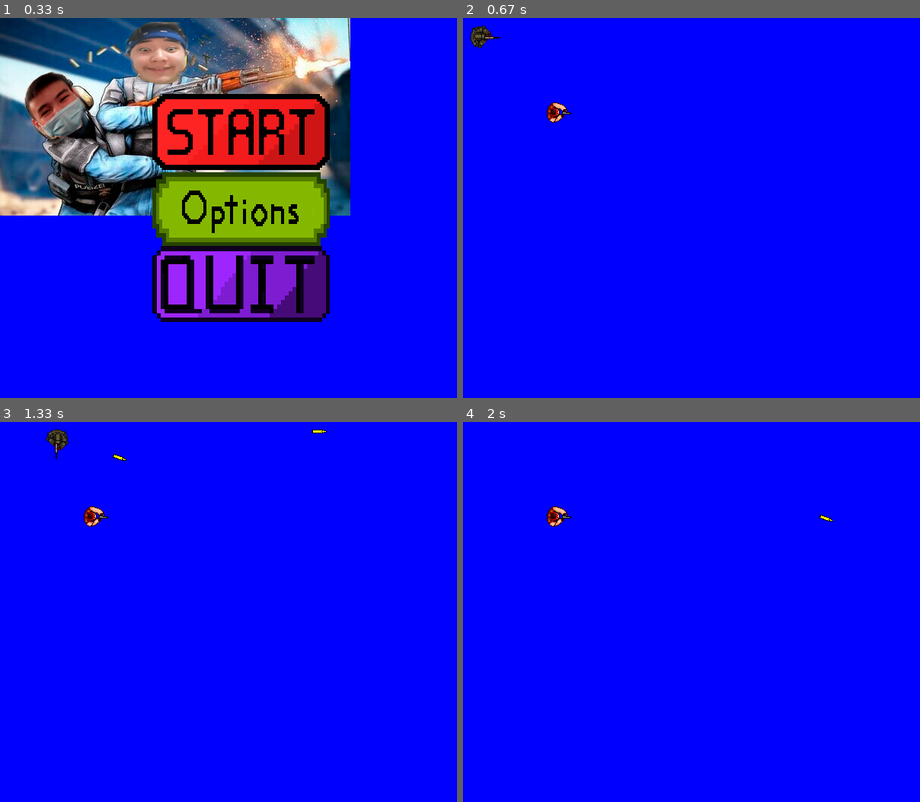
Above: before the commit, frames 1-4 (two rows, left to right).
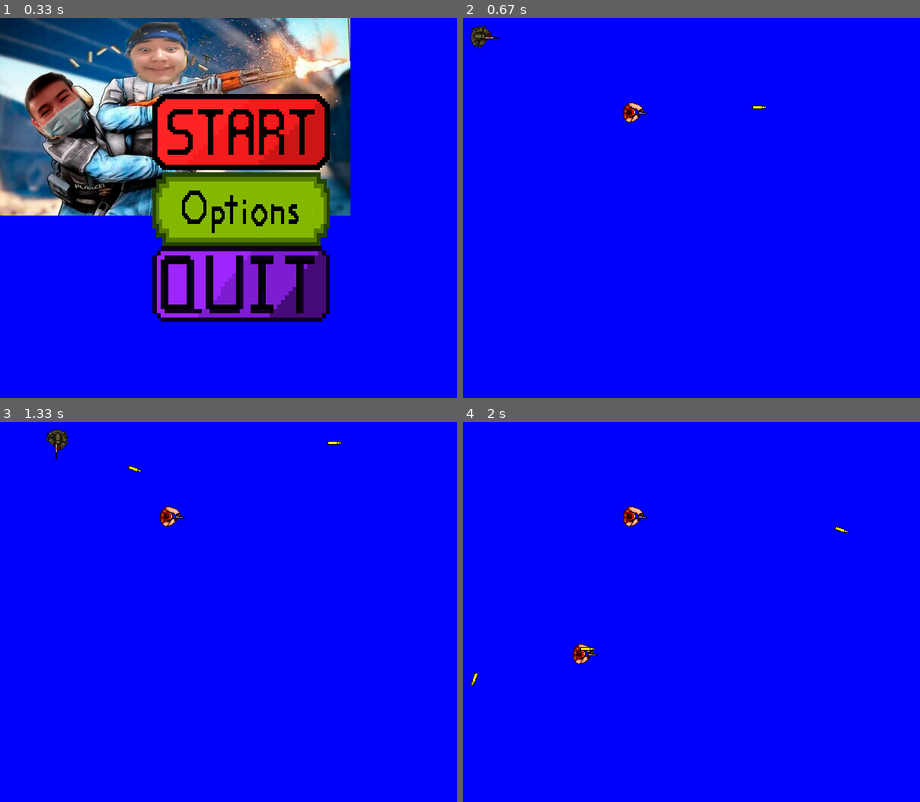
Above: after the commit, the same moments.

Repository: hecker0makhambet/PyGame_Project
Game: pygame game, started from main.py
The game is run twice, just before and just after one commit, with the same random seed, the same clock (stepped at 60 frames per second) and the same inputs.
Inputs (mouse positions are in pixels of both pictures, inside the frame that each line leads up to):
- Up to frame 1 (0.33 s): no input
- Up to frame 2 (0.67 s): click (705, 132) at 0.38 s
- Up to frame 3 (1.33 s): tap Space at 0.67, 1.07 s; hold Right from 1 s (still down); hold D from 1 s (still down); move the mouse to (228, 638) at 1.03 s
- Up to frame 4 (2 s): tap Space at 1.37, 1.57, 1.9 s; release Right at 1.47 s; release D at 1.47 s; hold Up 1.5-1.8 s; hold W 1.5-1.8 s; move the mouse to (737, 695) at 1.53 s; hold Right from 1.83 s (still down); hold D from 1.83 s (still down); move the mouse to (549, 699) at 1.87 s; tap C at 1.98 s

Frame 1 is identical in both runs. In frame 2, 0.4% of the frame differs, in the area x 18-67%, y 22-28%; in frame 3, 0.5%; in frame 4, 0.6%, in the area x 1-85%, y 22-70%.

Commit message:
Добавил смерть игрока

Diff:
--- a/main.py
+++ b/main.py
@@ -3,6 +3,7 @@
 import sys
 import math
 import random
+from random import choice
 WIDTH = 600
 HEIGHT = 500
 FPS = 30
@@ -15,6 +16,12 @@
                       'up': [1, 2, -1, 0], 'down': [-1, 0, 1, 2]}
 bullet_moving_map = {0: (1, 0), 1: (0.9, 0.1), 2: (0.8, 0.2), 3: (0.7, 0.3), 4: (0.55, 0.45),
                      5: (0.45, 0.55), 6: (0.4, 0.6), 7: (0.3, 0.7), 8: (0.2, 0.8), 9: (0, 1)}
+bullet_pos = {0: (1, 0.5), 1: (0.9, 0.55), 2: (0.85, 0.6), 3: (0.8, 0.65), 4: (0.75, 0.7), 5: (0.7, 0.75),
+              6: (0.65, 0.8), 7: (0.6, 0.9), 8: (0.5, 1), 9: (0.4, 0.9), 10: (0.35, 0.8), 11: (0.3, 0.75),
+              12: (0.25, 0.7), 13: (0.2, 0.65), 14: (0.15, 0.6), 15: (0.1, 0.55), 16: (0.05, 0.6), 17: (0.1, 0.5),
+              18: (1, 0.5), 19: (0.9, 0.55), 20: (0.85, 0.6), 21: (0.8, 0.65), 22: (0.75, 0.7), 23: (0.7, 0.75),
+              24: (0.65, 0.8), 25: (0.6, 0.9), 26: (0.5, 1), 27: (0.5, 1), 28: (0.55, 0.9), 29: (0.6, 0.85),
+              30: (0.65, 0.8), 31: (0.7, 0.75), 32: (0.75, 0.7), 33: (0.8, 0.6), 34: (0.85, 0.55), 35: (0.5, 1)}
 pygame.init()
 screen = pygame.display.set_mode((WIDTH, HEIGHT))
 pygame.display.set_caption("Шутер")
@@ -22,21 +29,20 @@
 
 
 def clear_sprites():
-    global all_sprites, enemy_sprites, player_bullet_sprites, enemy_bullet_sprites
+    global all_sprites, enemy_sprites, player_bullet_sprites, enemy_bullet_sprites, player_sprites
     all_sprites = pygame.sprite.Group()
     enemy_sprites = pygame.sprite.Group()
     player_bullet_sprites = pygame.sprite.Group()
     enemy_bullet_sprites = pygame.sprite.Group()
+    player_sprites = pygame.sprite.Group()
 
 
 def game():
-    global all_sprites, enemy_sprites, player_bullet_sprites, enemy_bullet_sprites,\
-        enemy_die_time, current_window
+    global all_sprites, enemy_sprites, player_bullet_sprites, enemy_bullet_sprites, player_sprites, current_window
     clear_sprites()
-    enemy = Enemy(all_sprites, enemy_sprites)
+    enemy = Enemy((200, 100), all_sprites, enemy_sprites)
     player = Player(all_sprites)
     game_running = True
-    enemy_die_time = 0
     while game_running:
         screen.fill(BLUE)
         clock.tick(FPS)
@@ -47,16 +53,15 @@
                 sys.exit()
             if event.type == pygame.KEYDOWN:
                 player.key_press_event(event)
-                if event.key == pygame.K_SPACE:
-                    Bullet(player.pos[0], player.rect.x, player.rect.y, all_sprites, player_bullet_sprites)
                 if event.key == pygame.K_ESCAPE:
                     if pause():
                         return
+                if event.key == pygame.K_c:
+                    Enemy((random.choice(range(WIDTH - 64)), random.choice(range(HEIGHT - 64))), all_sprites, enemy_sprites)
             if event.type == pygame.KEYUP:
                 player.key_press_event(event)
             if event.type == pygame.MOUSEBUTTONDOWN:
-                if event.button == 1:
-                    Bullet(player.pos[0], player.rect.x, player.rect.y, all_sprites, player_bullet_sprites)
+                player.shoot()
             if event.type == pygame.MOUSEMOTION:
                 pass
             if event.type == pygame.MOUSEWHEEL:
@@ -220,7 +225,7 @@
         super().__init__(*group)
         self.image = Bullet.images[pos]
         self.rect = self.image.get_rect()
-        self.rect.x, self.rect.y = x, y
+        self.rect.x, self.rect.y = x + 20, y + 15
         self.moving_kx, self.moving_ky = bullet_moving_map[pos % 9]
         if pos // 9 % 2 != 0:
             self.moving_ky, self.moving_kx = self.moving_kx, self.moving_ky
@@ -237,7 +242,9 @@
         self.rect = self.rect.move(self.moving_kx * 20, self.moving_ky * 20)
 
     def check_status(self):
-        if pygame.sprite.spritecollideany(self, enemy_sprites):
+        if enemy_bullet_sprites in self.groups() and pygame.sprite.spritecollideany(self, player_sprites):
+            self.kill_value = True
+        if player_bullet_sprites in self.groups() and pygame.sprite.spritecollideany(self, enemy_sprites):
             self.kill_value = True
         if self.rect.x > screen.get_width() or self.rect.y > screen.get_height()\
                 or self.rect.x < 0 or self.rect.y < 0:
@@ -259,27 +266,59 @@
         self.pos = [0, 0]
         self.frame_changing = 0
         self.lastPressedKey = 'right'
-
-    def update(self):
-        self.image = Player.images[self.pos[0]]
-        self.rect = self.rect.move(self.moving_kx * 5, self.moving_ky * 5)
+        self.kill_value = False
+        self.player_die_time = 0
+
+    def update(self):
+        if self.kill_value:
+            self.die()
+        else:
+            self.image = Player.images[self.pos[0]]
+            self.rect = self.rect.move(self.moving_kx * 5, self.moving_ky * 5)
+        self.check_status()
+
+    def shoot(self):
+        if not self.kill_value:
+            Bullet(self.pos[0], self.rect.x, self.rect.y, all_sprites, player_bullet_sprites)
+
+    def die(self):
+        self.player_die_time += 0.05
+        if self.image != self.die_images[int(self.player_die_time) % 3] and \
+                (self.player_die_time < 5 or int(self.player_die_time) % 3 == 0):
+            x, y = self.rect.x, self.rect.y
+            self.rect = self.image.get_rect()
+            self.rect.x, self.rect.y = x, y
+            create_blood((self.rect.x + 32, self.rect.y + 32), self.rect)
+        self.image = self.die_images[int(self.player_die_time) % 3]
+        if self.player_die_time > 2:
+            self.image = self.die_images[-1]
+        if self.player_die_time >= 20:
+            self.kill()
+        player_sprites.remove(self)
+
+    def check_status(self):
+        if pygame.sprite.spritecollideany(self, enemy_bullet_sprites):
+            self.kill_value = True
 
     def key_press_event(self, event=None):
         if event.type == pygame.KEYDOWN:
-            if event.key == pygame.K_a:
-                self.moving_kx = -1
-            if event.key == pygame.K_d:
-                self.moving_kx = 1
-            if event.key == pygame.K_s:
-                self.moving_ky = 1
-            if event.key == pygame.K_w:
-                self.moving_ky = -1
-            if event.key == pygame.K_LEFT:
-                self.frame_changing = -1
-                self.lastPressedKey = 'left'
-            if event.key == pygame.K_RIGHT:
-                self.frame_changing = 1
-                self.lastPressedKey = 'right'
+            if not self.kill_value:
+                if event.key == pygame.K_a:
+                    self.moving_kx = -1
+                if event.key == pygame.K_d:
+                    self.moving_kx = 1
+                if event.key == pygame.K_s:
+                    self.moving_ky = 1
+                if event.key == pygame.K_w:
+                    self.moving_ky = -1
+                if event.key == pygame.K_LEFT:
+                    self.frame_changing = -1
+                    self.lastPressedKey = 'left'
+                if event.key == pygame.K_RIGHT:
+                    self.frame_changing = 1
+                    self.lastPressedKey = 'right'
+                if event.key == pygame.K_SPACE:
+                    self.shoot()
         if event.type == pygame.KEYUP:
             if event.key == pygame.K_a:
                 self.moving_kx = 0
@@ -292,38 +331,46 @@
             if event.key in (pygame.K_LEFT, pygame.K_UP, pygame.K_DOWN, pygame.K_RIGHT):
                 self.frame_changing = 0
 
-    def moving_event(self, angle):
-        self.pos[0] = round(angle / 10) % 36
-        self.pos[1] = self.pos[0]
-
 
 class Enemy(pygame.sprite.Sprite):
     image = load_image('enemy-image-1.png')
     die_images = [load_image('enemy-die-1.png'), load_image('enemy-die-2.png'),
                   load_image('enemy-die-3.png'), load_image('enemy-die-4.png')]
 
-    def __init__(self, *group):
+    def __init__(self, pos, *group):
         super().__init__(*group)
         self.image = Enemy.image
         self.rect = self.image.get_rect()
-        self.rect.x = 100
-        self.rect.y = 100
+        self.rect.x, self.rect.y = pos[0], pos[1]
         self.kill_value = False
-
-    def update(self):
-        global enemy_die_time
+        self.enemy_die_time = 0
+        self.shoot_time = 0
+        self.pos = 0
+
+    def update(self):
         if self.kill_value:
-            enemy_die_time += clock.tick()
-            if self.image != Enemy.die_images[enemy_die_time % 4] and\
-                    (enemy_die_time < 5 or enemy_die_time % 3 == 0):
-                create_blood((self.rect.x + self.rect.width / 2, self.rect.y + self.rect.height / 2), self.rect)
-            self.image = Enemy.die_images[enemy_die_time % 4]
-            if enemy_die_time > 3:
-                self.image = Enemy.die_images[-1]
-            if enemy_die_time >= 20:
-                self.kill()
-            enemy_sprites.remove(self)
-        self.check_status()
+            self.die()
+        else:
+            self.shoot()
+            self.check_status()
+
+    def shoot(self):
+        self.shoot_time += 0.05
+        if int(self.shoot_time) % 10 == 0:
+            self.shoot_time += 1
+            Bullet(self.pos, self.rect.x, self.rect.y, all_sprites, enemy_bullet_sprites)
+
+    def die(self):
+        self.enemy_die_time += 0.1
+        if self.image != Enemy.die_images[int(self.enemy_die_time) % 4] and \
+                (self.enemy_die_time < 5 or int(self.enemy_die_time % 3) == 0):
+            create_blood((self.rect.x + self.rect.width / 2, self.rect.y + self.rect.height / 2), self.rect)
+        self.image = Enemy.die_images[int(self.enemy_die_time) % 4]
+        if self.enemy_die_time > 3:
+            self.image = Enemy.die_images[-1]
+        if self.enemy_die_time >= 20:
+            self.kill()
+        enemy_sprites.remove(self)
 
     def check_status(self):
         if pygame.sprite.spritecollideany(self, player_bullet_sprites):
@@ -331,10 +378,7 @@
 
 
 if __name__ == '__main__':
-    all_sprites = pygame.sprite.Group()
-    enemy_sprites = pygame.sprite.Group()
-    player_bullet_sprites = pygame.sprite.Group()
-    enemy_bullet_sprites = pygame.sprite.Group()
+    clear_sprites()
     running = True
     current_window = 'main_menu'
     while running:
Binary file changed: data/player-die-1.png
Binary file changed: data/player-die-2.png
